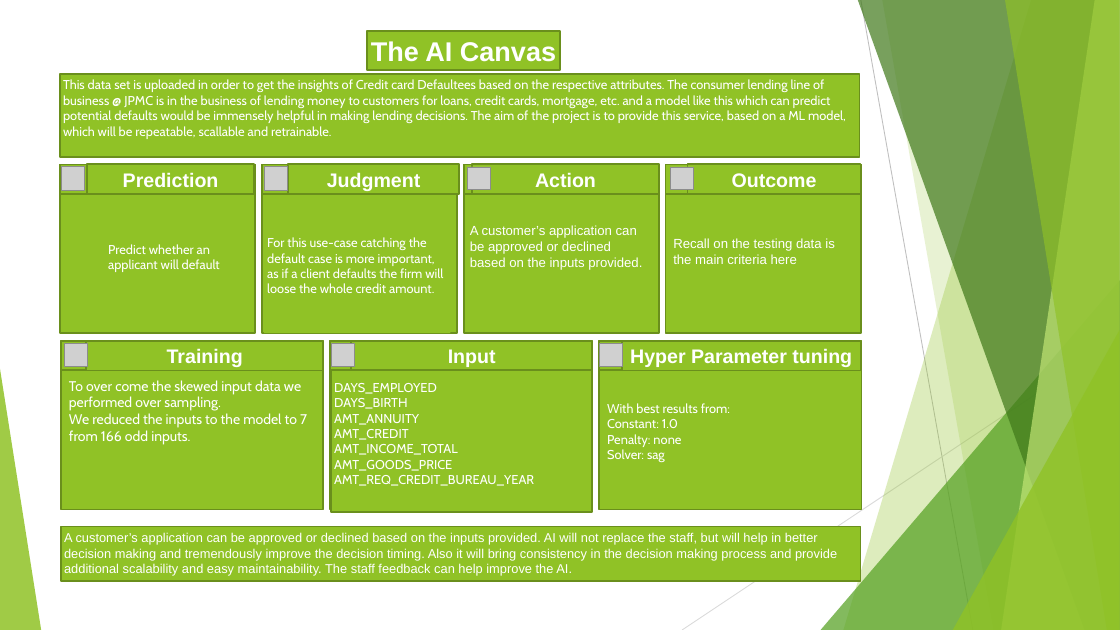
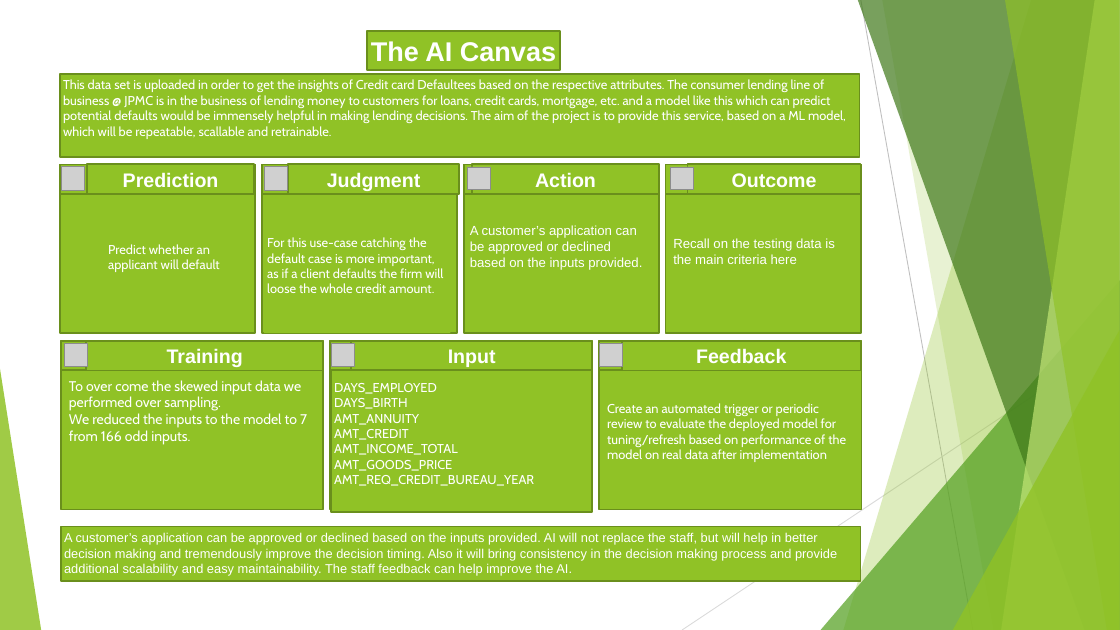
Before and after one commit to amoghugupte/Slackers-Capstone, a slide deck: slide 4 of Credit Default detector_v6.pptx. Drawn at 1120x630 pixels with LibreOffice and Linux fonts; fonts in the diff are those of the drawing; grey boxes stand for pictures. Boxes give left, top, right and bottom in pixels: in the first picture for what was removed or moved away, otherwise in the second. Text is boxed around its words. In the diff, an @@ line names an element or a change of style, - is before the commit and + after.

Commit message:
modified the ppt

```diff
--- a/Credit Default detector_v6.pptx
+++ b/Credit Default detector_v6.pptx
@@ text in rectangle at bbox=[696, 348, 786, 363]: text changed @@
-Hyper Parameter tuning
+Feedback
@@ text at bbox=[607, 403, 846, 462]: text changed @@
-With best results from:
-Constant: 1.0
-Penalty: none
-Solver: sag
+Create an automated trigger or periodic review to evaluate the deployed model for tuning/refresh based on performance of the model on real data after implementation
```
Also in this commit, not shown: 1 other slide changed, 1 other file.
